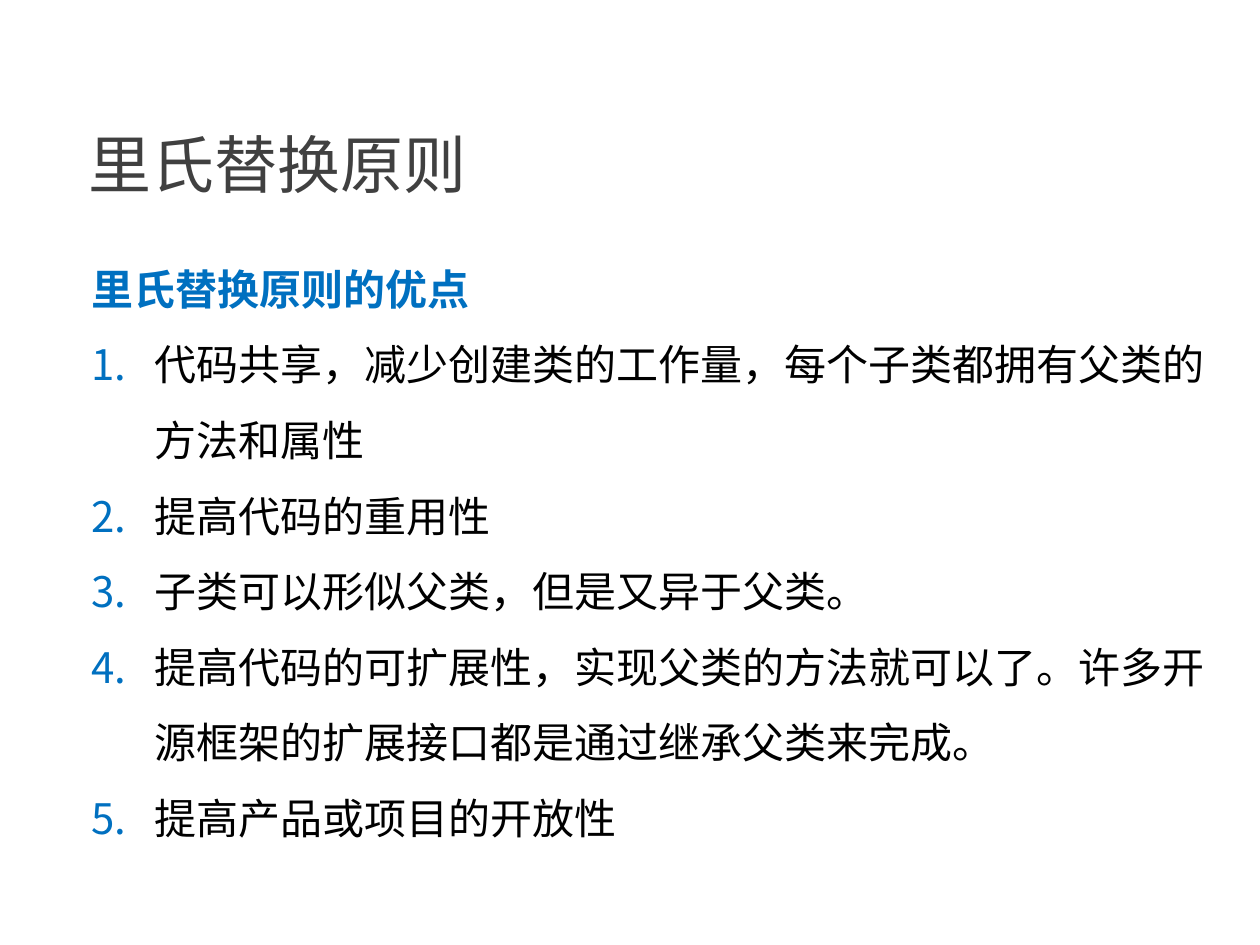
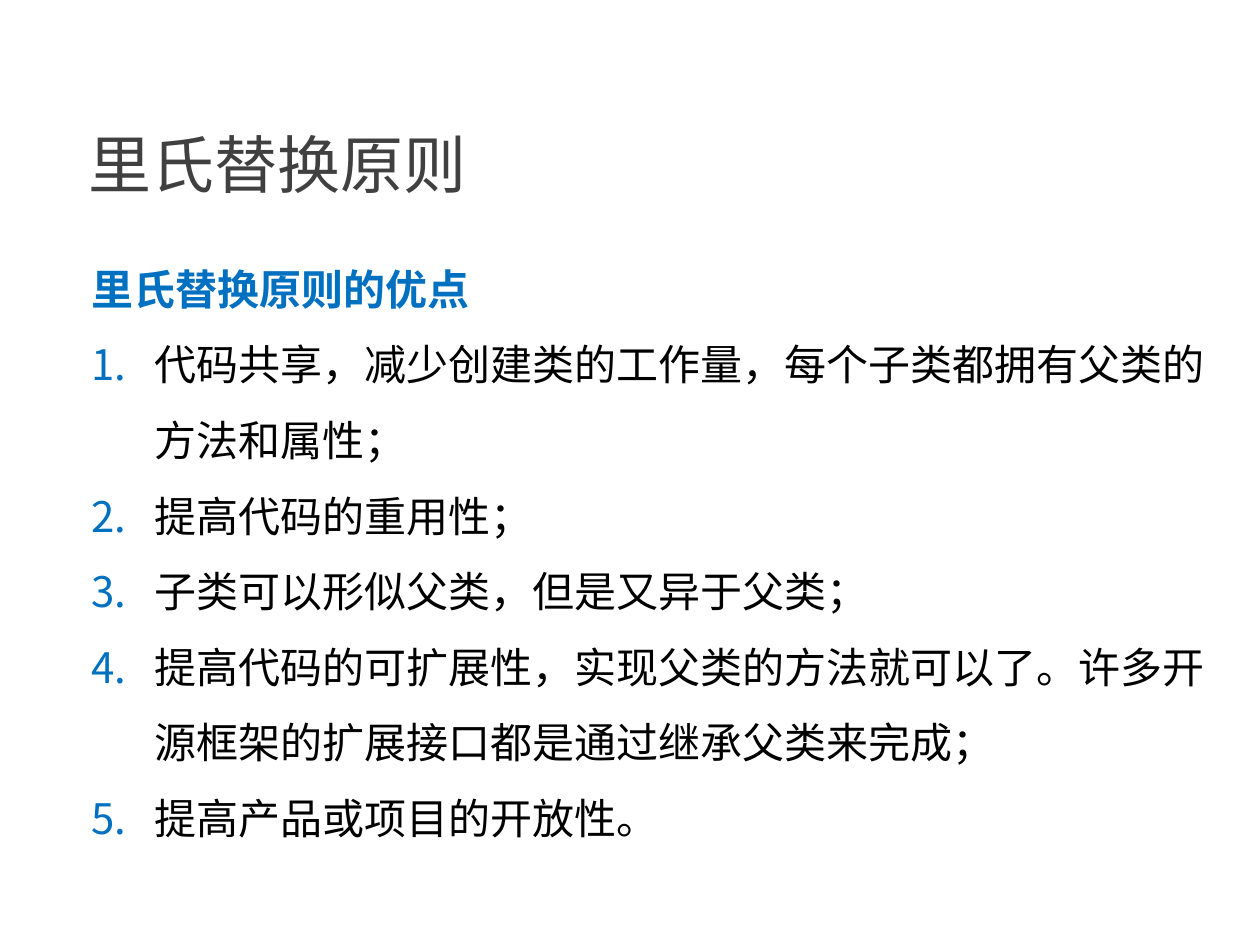
Before and after one commit to NewGr8Player/My-PPT, a slide deck: slide 15 of Design pattern/23种设计模式详解.pptx. Drawn at 1260x945 pixels with LibreOffice and Linux fonts; fonts in the diff are those of the drawing. Boxes give left, top, right and bottom in pixels: in the first picture for what was removed or moved away, otherwise in the second. Text is boxed around its words. In the diff, an @@ line names an element or a change of style, - is before the commit and + after.

```diff
--- a/Design pattern/23种设计模式详解.pptx
+++ b/Design pattern/23种设计模式详解.pptx
@@ text at (154,344,1204,838): text changed @@
-1. 代码共享，减少创建类的工作量，每个子类都拥有父类的方法和属性
-2. 提高代码的重用性
-3. 子类可以形似父类，但是又异于父类。
-4. 提高代码的可扩展性，实现父类的方法就可以了。许多开源框架的扩展接口都是通过继承父类来完成。
-5. 提高产品或项目的开放性
+1. 代码共享，减少创建类的工作量，每个子类都拥有父类的方法和属性；
+2. 提高代码的重用性；
+3. 子类可以形似父类，但是又异于父类；
+4. 提高代码的可扩展性，实现父类的方法就可以了。许多开源框架的扩展接口都是通过继承父类来完成；
+5. 提高产品或项目的开放性。
```
Also in this commit, not shown: 4 other slides changed, 3 slides added.
